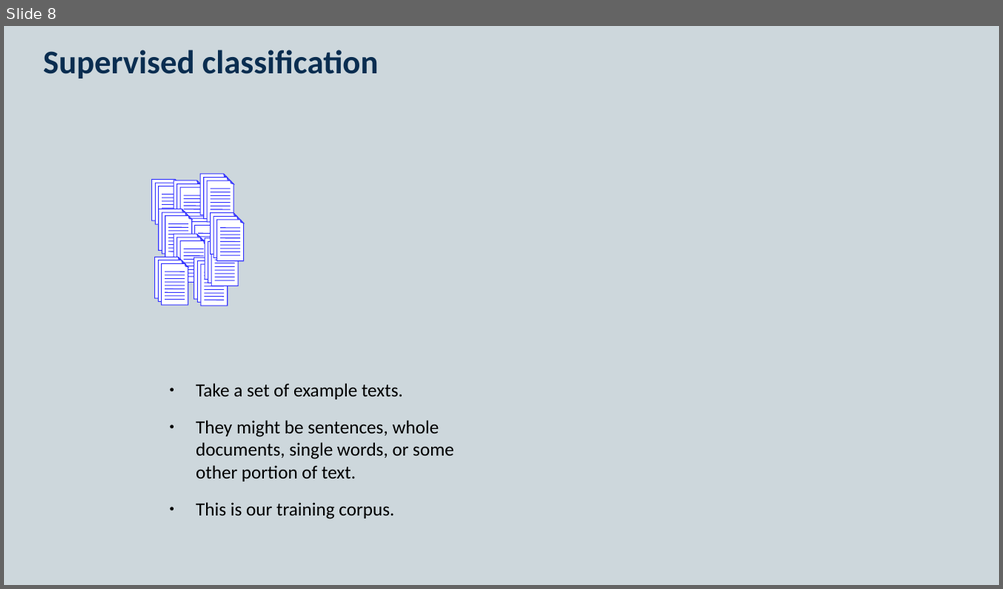
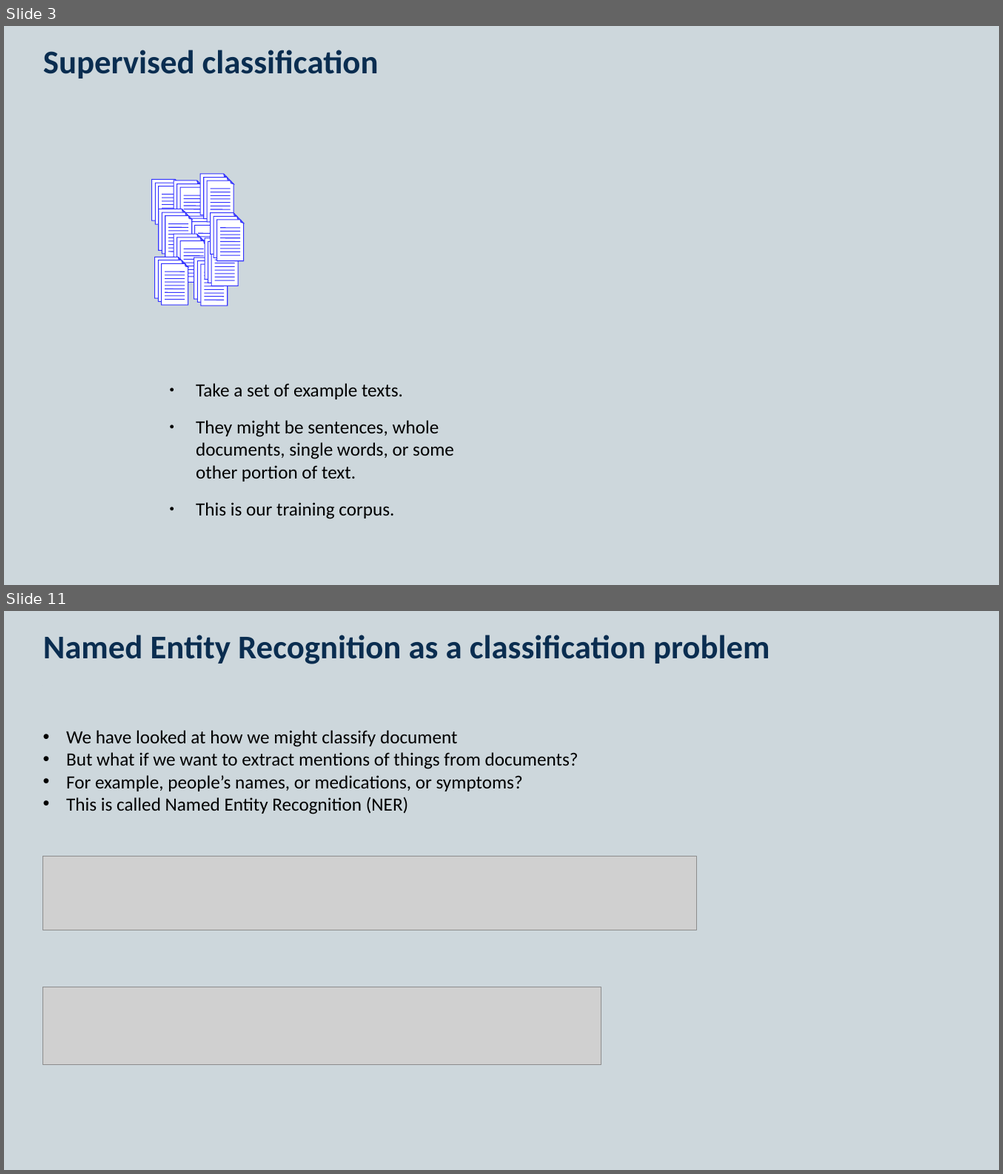
Before and after one commit to KCL-Health-NLP/nlp-half-day-workshop, a slide deck: presentations/classification.pptx. Shown one above the other, each under a label of ours: slide 8 before the commit, slides 3 and 11 after it; the slides between them are not shown. The pictures are 1003x589 and 1003x1174 pixels, drawn with LibreOffice and Linux fonts; fonts in the diff are those of the drawing; grey boxes stand for pictures. Boxes give left, top, right and bottom in pixels: in the first picture for what was removed or moved away, otherwise in the second. Text is boxed around its words. In the diff, an @@ line names an element or a change of style, - is before the commit and + after.

```diff
--- a/presentations/classification.pptx
+++ b/presentations/classification.pptx
@@ slide 11 added at (4,611,999,1170), background #CDD7DC; not listed: 2 template elements that a slide beside it also shows @@
@@ title added at (43,635,770,664), 32 pt, text #0A2D50, bold @@
+Named Entity Recognition as a classification problem
@@ text added at (66,730,578,815), 18 pt, text #000000 @@
+• We have looked at how we might classify document
+• But what if we want to extract mentions of things from documents?
+• For example, people’s names, or medications, or symptoms?
+• This is called Named Entity Recognition (NER)
@@ picture added at (42,857,697,931) @@
@@ picture added at (42,987,600,1065) @@
@@ what was slide 8 is now slide 3 @@
```
Also in this commit, not shown: 5 slides changed, 5 other slides added, 9 slides removed, 6 other files.
